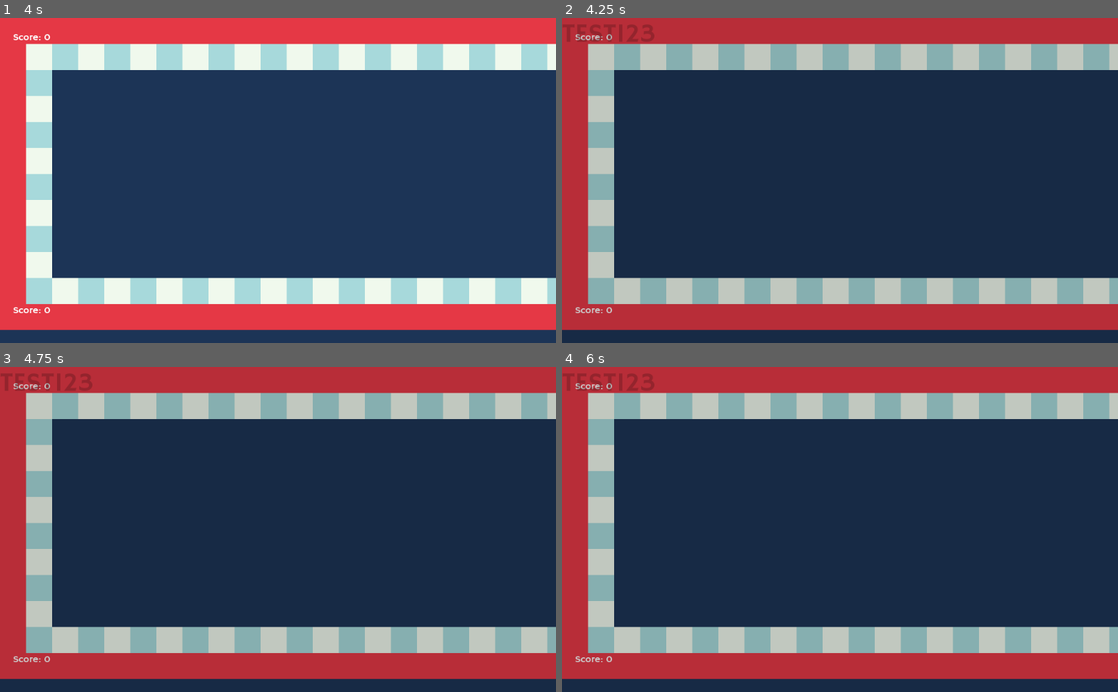
Above: before the commit, frames 1-4 (two rows, left to right).
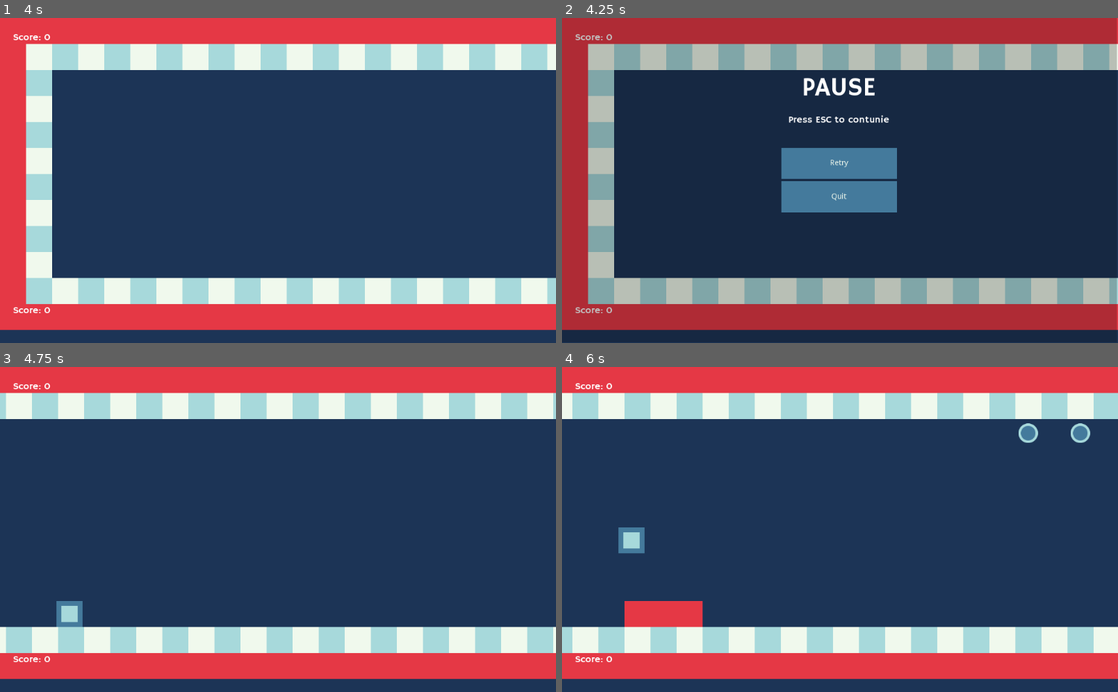
Above: after the commit, the same moments.

Repository: hardwin27/Switch-Sides
Game: Godot game, scene res://Stages/StageTutorial.tscn
The game is run twice, just before and just after one commit, with the same random seed, the same clock (stepped at 60 frames per second) and the same inputs.
Inputs (mouse positions are in pixels of both pictures, inside the frame that each line leads up to):
- Up to frame 1 (4 s): hold Space (switch_sides) 0.53-1.28 s; tap Space (switch_sides) at 1.35, 2.85 s; tap Enter at 2, 3.5 s; hold Space (switch_sides) 2.03-2.78 s; hold Space (switch_sides) from 3.53 s (still down)
- Up to frame 2 (4.25 s): keep holding Space (switch_sides); tap Escape (pause) at 4.15 s
- Up to frame 3 (4.75 s): release Space (switch_sides) at 4.25 s; click (278, 513) at 4.25 s, where only the run after the commit has a clickable "Retry"
- Up to frame 4 (6 s): tap Space (switch_sides) at 5.1 s; hold Space (switch_sides) from 5.78 s (still down)

Frame 1 is identical in both runs. In frame 2, 4.9% of the frame differs, in the area x 0-100%, y 0-96%; in frame 3, 38%; in frame 4, 40%.

Commit message:
Progress: Adding Retry and Quit Button at the pause interface. Retry already functional.

Diff:
--- a/UserInterface/InGameUi.gd
+++ b/UserInterface/InGameUi.gd
@@ -17,6 +17,11 @@
 		self.paused = not paused
 
 
+func _on_RetryButton_pressed():
+	PlayerData.score = 0
+	get_tree().paused = false
+	get_tree().reload_current_scene()
+
 func update_screen() -> void:
 	score_label_ceiling.text = score_label_text % PlayerData.score
 	score_label_floor.text = score_label_text % PlayerData.score
--- a/UserInterface/InGameUi.tscn
+++ b/UserInterface/InGameUi.tscn
@@ -30,11 +30,69 @@
 
 [node name="PauseMenu" type="ColorRect" parent="."]
 visible = false
-modulate = Color( 0, 0, 0, 0.196078 )
 anchor_right = 1.0
 anchor_bottom = 1.0
+margin_left = -2.33276
+margin_top = -1.05261
+margin_right = -2.33276
+margin_bottom = -1.05261
+theme = ExtResource( 1 )
+color = Color( 0, 0, 0, 0.235294 )
 __meta__ = {
 "_edit_use_anchors_": false
 }
 
 [node name="PauseTitle" parent="PauseMenu" instance=ExtResource( 3 )]
+anchor_left = 0.5
+anchor_right = 0.5
+margin_left = -86.0
+margin_top = 100.306
+margin_right = 86.0
+margin_bottom = 161.306
+text = "PAUSE"
+align = 1
+
+[node name="Label" type="Label" parent="PauseMenu"]
+anchor_left = 0.5
+anchor_right = 0.5
+margin_left = -93.0
+margin_top = 177.285
+margin_right = 93.0
+margin_bottom = 201.285
+text = "Press ESC to contunie"
+align = 1
+
+[node name="Menu" type="VBoxContainer" parent="PauseMenu"]
+anchor_left = 0.5
+anchor_top = 0.5
+anchor_right = 0.5
+anchor_bottom = 0.5
+margin_left = -106.5
+margin_top = -59.5
+margin_right = 106.5
+margin_bottom = 59.5
+__meta__ = {
+"_edit_use_anchors_": false
+}
+
+[node name="RetryButton" type="Button" parent="PauseMenu/Menu"]
+margin_right = 213.0
+margin_bottom = 57.0
+size_flags_horizontal = 3
+size_flags_vertical = 3
+text = "Retry"
+__meta__ = {
+"_edit_use_anchors_": false
+}
+
+[node name="QuitButton" type="Button" parent="PauseMenu/Menu"]
+margin_top = 61.0
+margin_right = 213.0
+margin_bottom = 119.0
+size_flags_horizontal = 3
+size_flags_vertical = 3
+text = "Quit"
+__meta__ = {
+"_edit_use_anchors_": false
+}
+[connection signal="pressed" from="PauseMenu/Menu/RetryButton" to="." method="_on_RetryButton_pressed"]
--- a/UserInterface/ScreenTitle.tscn
+++ b/UserInterface/ScreenTitle.tscn
@@ -6,4 +6,7 @@
 margin_right = 40.0
 margin_bottom = 24.0
 custom_fonts/font = ExtResource( 1 )
-text = "TEST123"
+text = "TitleText"
+__meta__ = {
+"_edit_use_anchors_": false
+}
--- a/assets/Font/TitleFont.tres
+++ b/assets/Font/TitleFont.tres
@@ -4,4 +4,6 @@
 
 [resource]
 size = 48
+use_mipmaps = true
+use_filter = true
 font_data = ExtResource( 1 )
--- a/assets/UiTheme.tres
+++ b/assets/UiTheme.tres
@@ -1,12 +1,29 @@
-[gd_resource type="Theme" load_steps=3 format=2]
+[gd_resource type="Theme" load_steps=5 format=2]
 
 [ext_resource path="res://assets/Font/HammersmithOne-Regular.ttf" type="DynamicFontData" id=1]
+
+[sub_resource type="StyleBoxFlat" id=2]
+bg_color = Color( 0.270588, 0.482353, 0.615686, 1 )
+
+[sub_resource type="StyleBoxFlat" id=3]
+bg_color = Color( 0.270588, 0.482353, 0.615686, 1 )
 
 [sub_resource type="DynamicFont" id=1]
 size = 18
 font_data = ExtResource( 1 )
 
 [resource]
+Button/colors/font_color = Color( 0.945098, 0.980392, 0.933333, 1 )
+Button/colors/font_color_disabled = Color( 0.901961, 0.901961, 0.901961, 0.2 )
+Button/colors/font_color_hover = Color( 0.658824, 0.854902, 0.862745, 1 )
+Button/colors/font_color_pressed = Color( 1, 1, 1, 1 )
+Button/constants/hseparation = 2
+Button/fonts/font = null
+Button/styles/disabled = null
+Button/styles/focus = null
+Button/styles/hover = SubResource( 2 )
+Button/styles/normal = SubResource( 3 )
+Button/styles/pressed = null
 Label/colors/font_color = Color( 1, 1, 1, 1 )
 Label/colors/font_color_shadow = Color( 0, 0, 0, 0 )
 Label/colors/font_outline_modulate = Color( 1, 1, 1, 1 )
